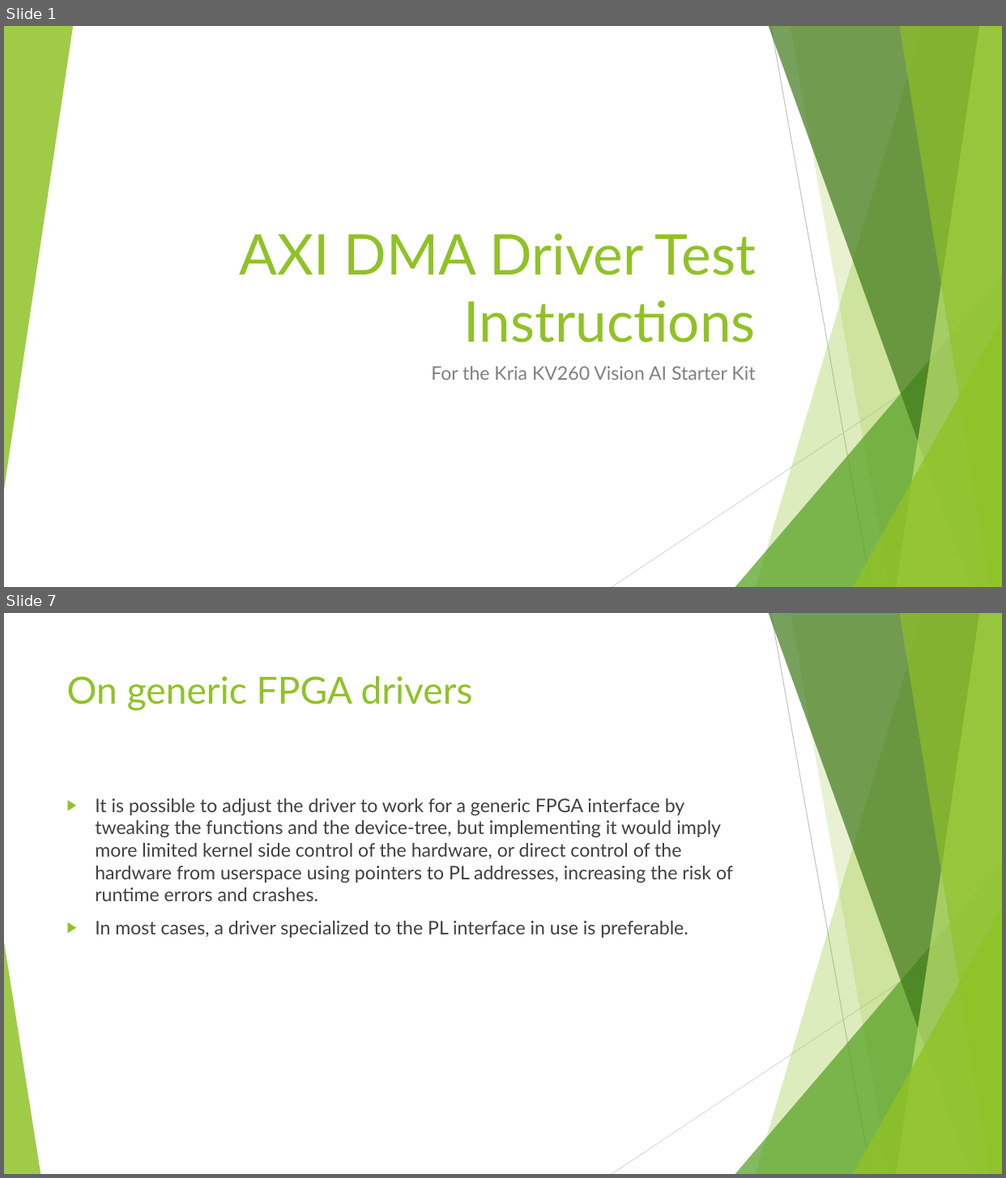
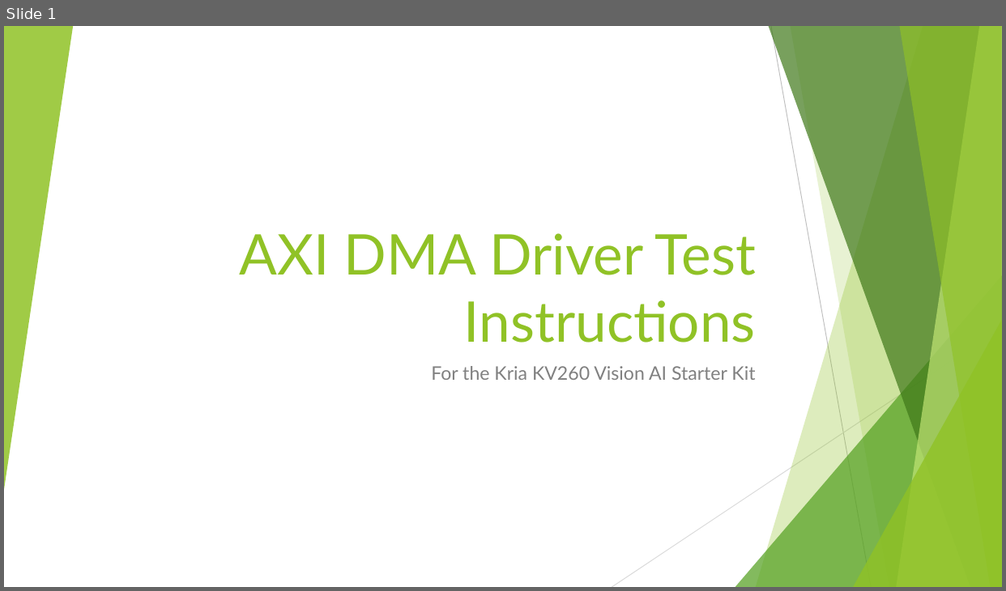
Before and after one commit to GiuseppeSatta/AXI-based-drivers, a slide deck: AXI DMA Driver Test Instructions.pptx. Shown one above the other, each under a label of ours: slides 1 and 7 before the commit, slide 1 after it; the slides between them are not shown. The pictures are 1006x1178 and 1006x591 pixels, drawn with LibreOffice and Linux fonts; fonts in the diff are those of the drawing. Boxes give left, top, right and bottom in pixels: in the first picture for what was removed or moved away, otherwise in the second. Text is boxed around its words. In the diff, an @@ line names an element or a change of style, - is before the commit and + after.

```diff
--- a/AXI DMA Driver Test Instructions.pptx
+++ b/AXI DMA Driver Test Instructions.pptx
@@ slide 7 removed at bbox=[4, 613, 1002, 1174], background #FFFFFF; not listed: 9 template elements that a slide beside it also shows @@
@@ title removed at bbox=[67, 676, 473, 711] @@
-On generic FPGA drivers
@@ text removed at bbox=[95, 798, 733, 938] @@
-▶ It is possible to adjust the driver to work for a generic FPGA interface by tweaking the functions and the device-tree, but implementing it would imply more limited kernel side control of the hardware, or direct control of the hardware from userspace using pointers to PL addresses, increasing the risk of runtime errors and crashes.
-▶ In most cases, a driver specialized to the PL interface in use is preferable.
@@ triangle removed at bbox=[4, 942, 40, 1174] @@
```
Also in this commit, not shown: 5 slides changed, 6 slides added.
